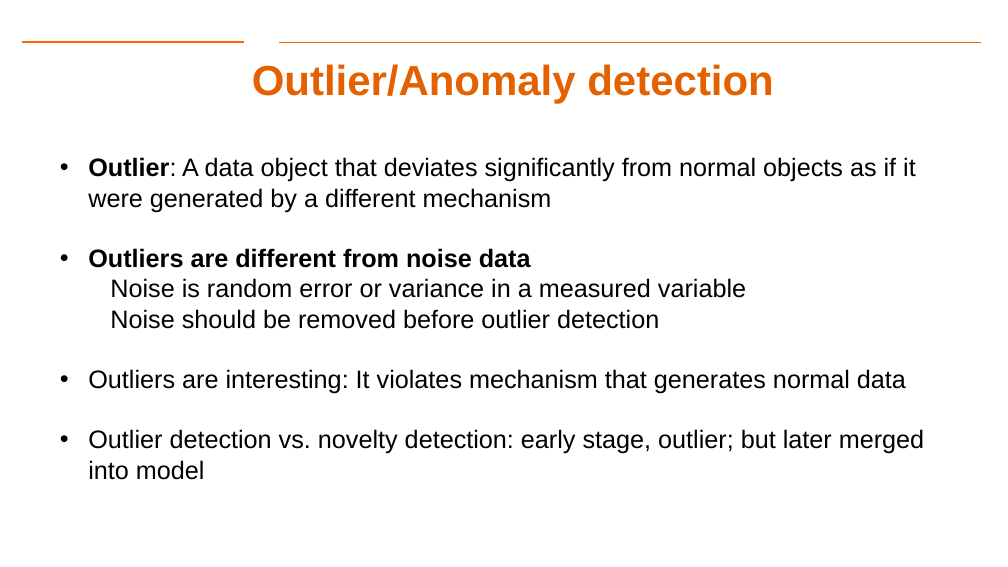
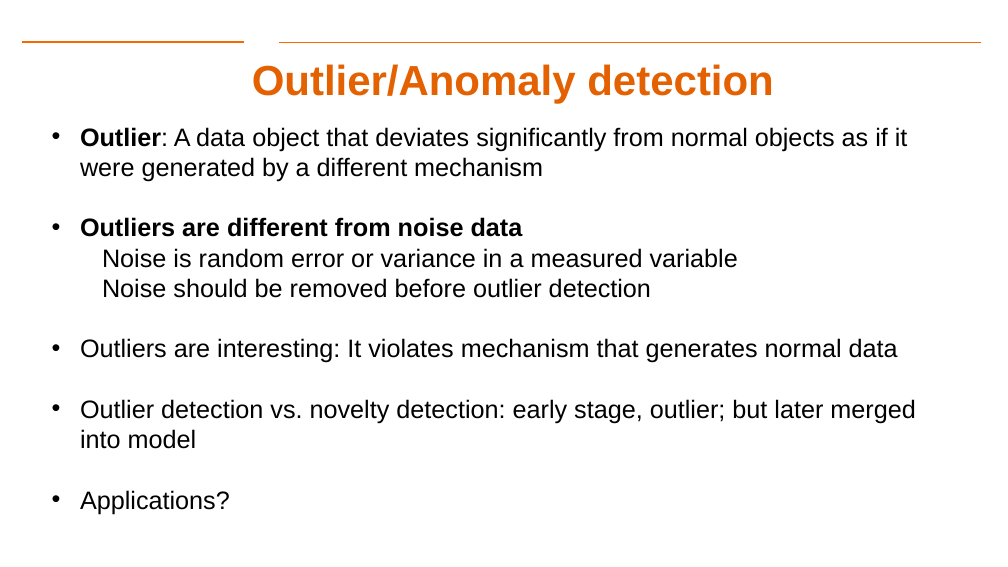
Before and after one commit to Dre1896/RIT-DSCI-633-FDS, a slide deck: slide 19 of Syllabus/Lecture14/Lec14.pptx (slide 18 before the commit). Drawn at 1008x567 pixels with LibreOffice and Linux fonts; fonts in the diff are those of the drawing; background and template pictures are left out. Boxes give left, top, right and bottom in pixels: in the first picture for what was removed or moved away, otherwise in the second. Text is boxed around its words. In the diff, an @@ line names an element or a change of style, - is before the commit and + after.

```diff
--- a/Syllabus/Lecture14/Lec14.pptx
+++ b/Syllabus/Lecture14/Lec14.pptx
@@ text at [80, 127, 915, 449]: paragraph added @@
+• Applications?
@@ text "Outlier: A data object that ...": place and size @@
-text "Outlier: A data object that ..." at [88, 157, 924, 480]
+text "Outlier: A data object that ..." at [80, 127, 915, 449]
```
Also in this commit, not shown: 12 other slides changed, 1 slide added.
